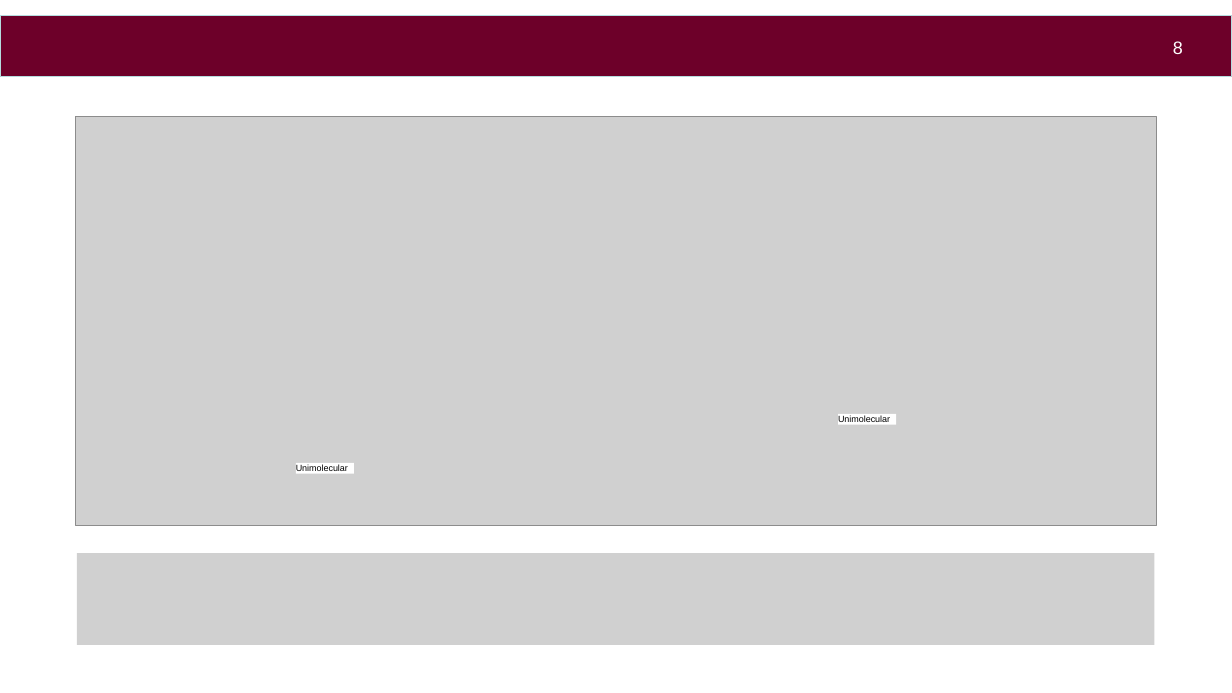
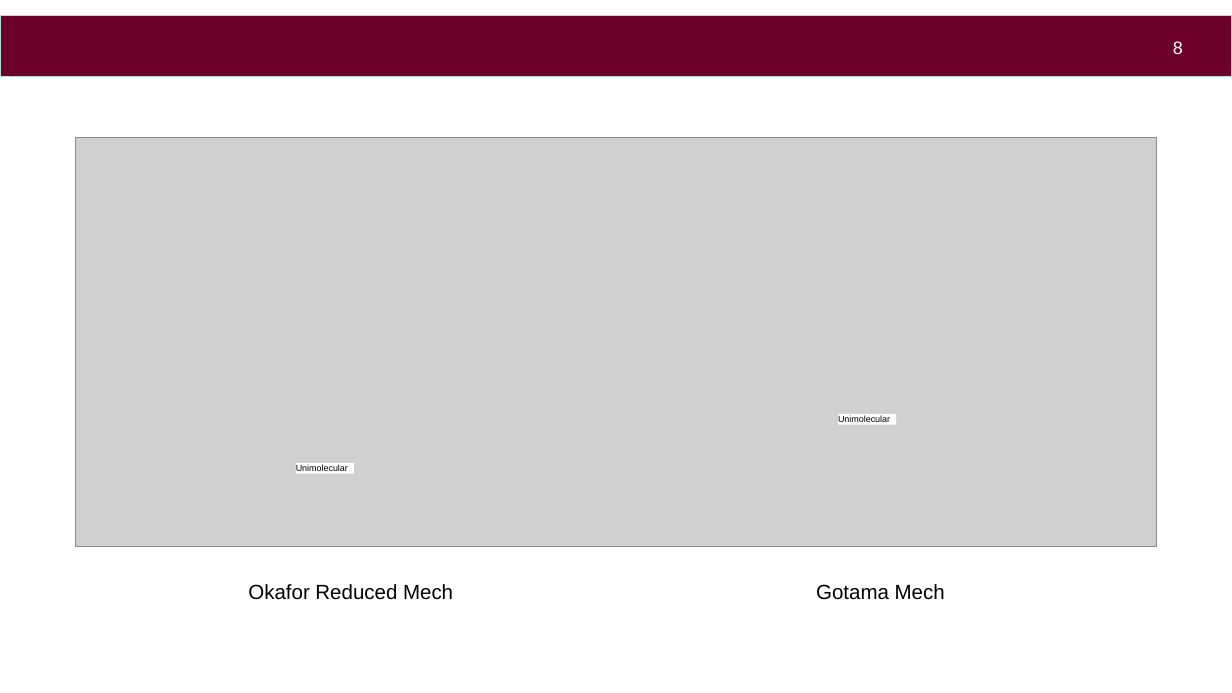
Before and after one commit to aahil-wq/lab-presentations, a slide deck: slide 9 of icfd2026/pres/kyushu_ppt_16-9.pptx. Drawn at 1232x693 pixels with LibreOffice and Linux fonts; fonts in the diff are those of the drawing; grey boxes stand for pictures; background and template pictures are left out. Boxes give left, top, right and bottom in pixels: in the first picture for what was removed or moved away, otherwise in the second. Text is boxed around its words. In the diff, an @@ line names an element or a change of style, - is before the commit and + after.

```diff
--- a/icfd2026/pres/kyushu_ppt_16-9.pptx
+++ b/icfd2026/pres/kyushu_ppt_16-9.pptx
@@ picture: place and size @@
-picture at bbox=[76, 116, 1156, 525]
+picture at bbox=[76, 138, 1156, 546]
@@ picture removed at bbox=[77, 554, 1154, 645] @@
@@ text added at bbox=[248, 584, 945, 600], 16 pt, text #000000 @@
+Okafor Reduced Mech
+Gotama Mech
```
Also in this commit, not shown: 2 slides added, 1 other file.
